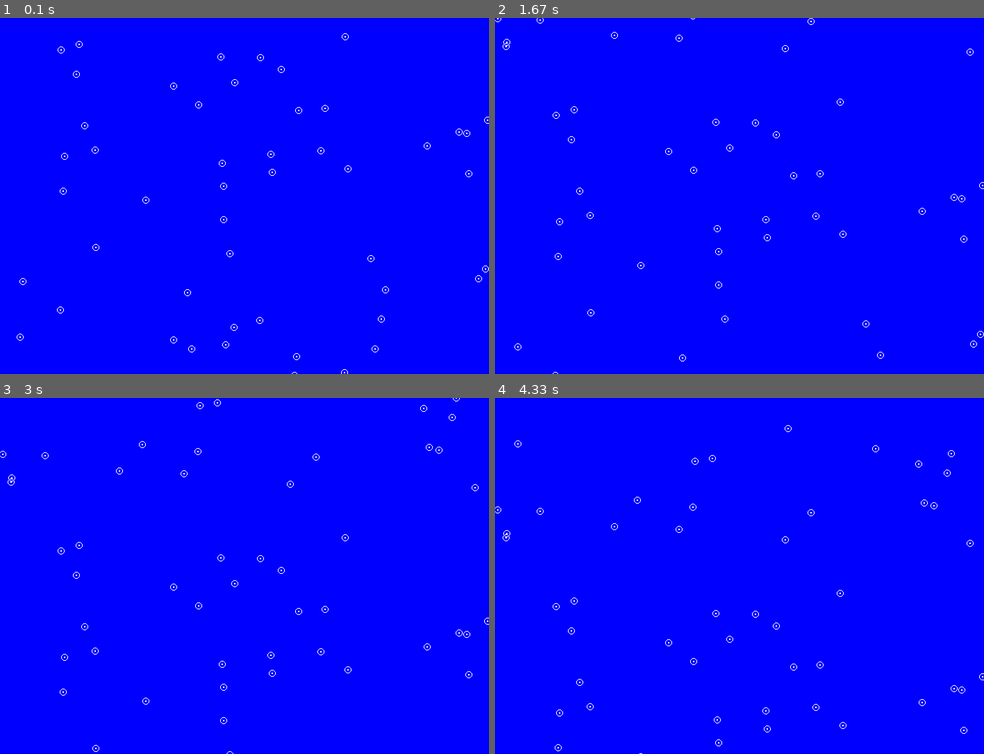
Above: before the commit, frames 1-4 (two rows, left to right).
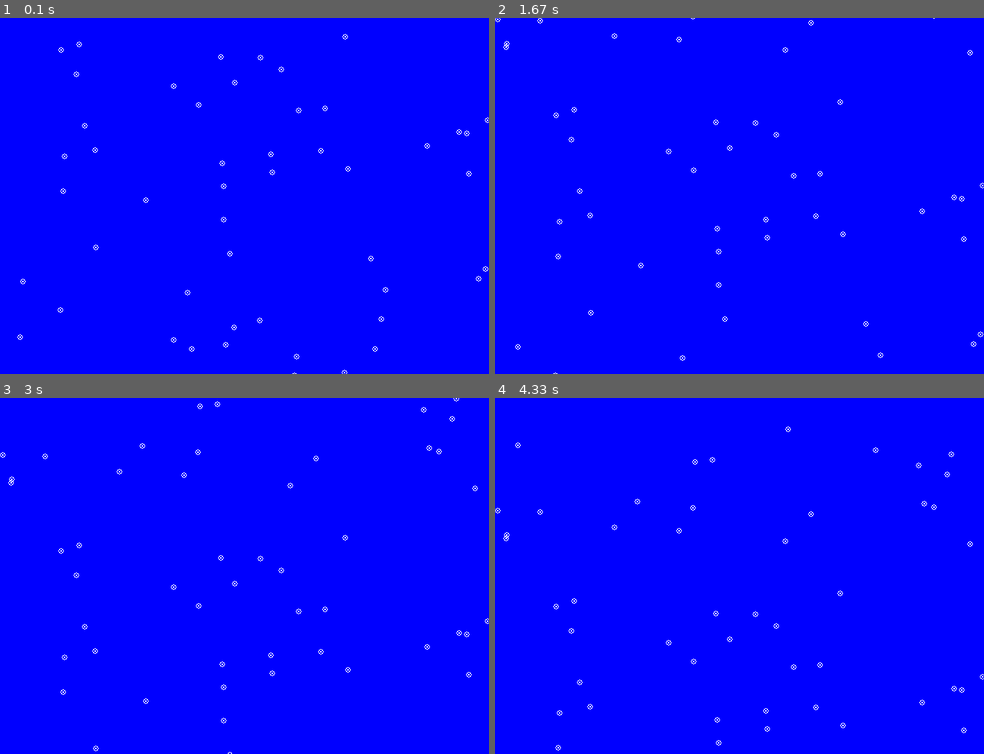
Above: after the commit, the same moments.

Repository: saegl5/myprojects
Game: pygame game, started from Codes/pygame_animation_snowfall_part_5.py
Two runs of this game, one before a commit and one after it. Both use one fixed random seed, a clock stepped at 60 frames per second and the inputs below.
Inputs:
- Up to frame 1 (0.1 s): no input
- Up to frame 2 (1.67 s): no input
- Up to frame 3 (3 s): no input
- Up to frame 4 (4.33 s): no input

The runs differ from the first frame. In frame 1, 0.6% of the frame differs, in the area x 3-100%, y 4-100%; in frame 2, 0.5%; in frame 3, 0.6%; in frame 4, 0.6%.

Commit message:
changed radius

Diff:
--- a/Codes/pygame-graphics-sound-snowfall/pygame_animation_snowfall_revisit.py
+++ b/Codes/pygame-graphics-sound-snowfall/pygame_animation_snowfall_revisit.py
@@ -16,7 +16,7 @@
 background_image = pygame.image.load("north-pole.jpg") # background image from https://pixy.org/430646/, see License.txt
 snowflakes = [] # define a list
 i = int() # optional, use range() to confine i to 0 or greater
-r = 5 # circle radius
+r = 4 # circle radius
 
 pygame.display.set_caption("QUESTABOX's Cool Animation") # title, or choose your own
 
--- a/Codes/pygame-homework-unit2-week7/pygame_animation_snowfall_revisit_homework.py
+++ b/Codes/pygame-homework-unit2-week7/pygame_animation_snowfall_revisit_homework.py
@@ -10,7 +10,7 @@
 background_image = pygame.image.load("snowman.png") # background image from https://pixabay.com/photos/snowman-blue-background-scarf-2995146/, see License.txt
 snowflakes = []
 i = int()
-r = 5
+r = 4
 
 pygame.display.set_caption("QUESTABOX's Cool Animation")
 
--- a/Codes/pygame_animation_snowfall_part_5.py
+++ b/Codes/pygame_animation_snowfall_part_5.py
@@ -15,7 +15,7 @@
 clock = pygame.time.Clock() # define "clock"
 snowflakes = [] # define a list
 i = int() # optional, use range() to confine i to 0 or greater
-r = 5 # circle radius
+r = 4 # circle radius
 
 pygame.display.set_caption("QUESTABOX's Cool Animation") # title, or choose your own
 
